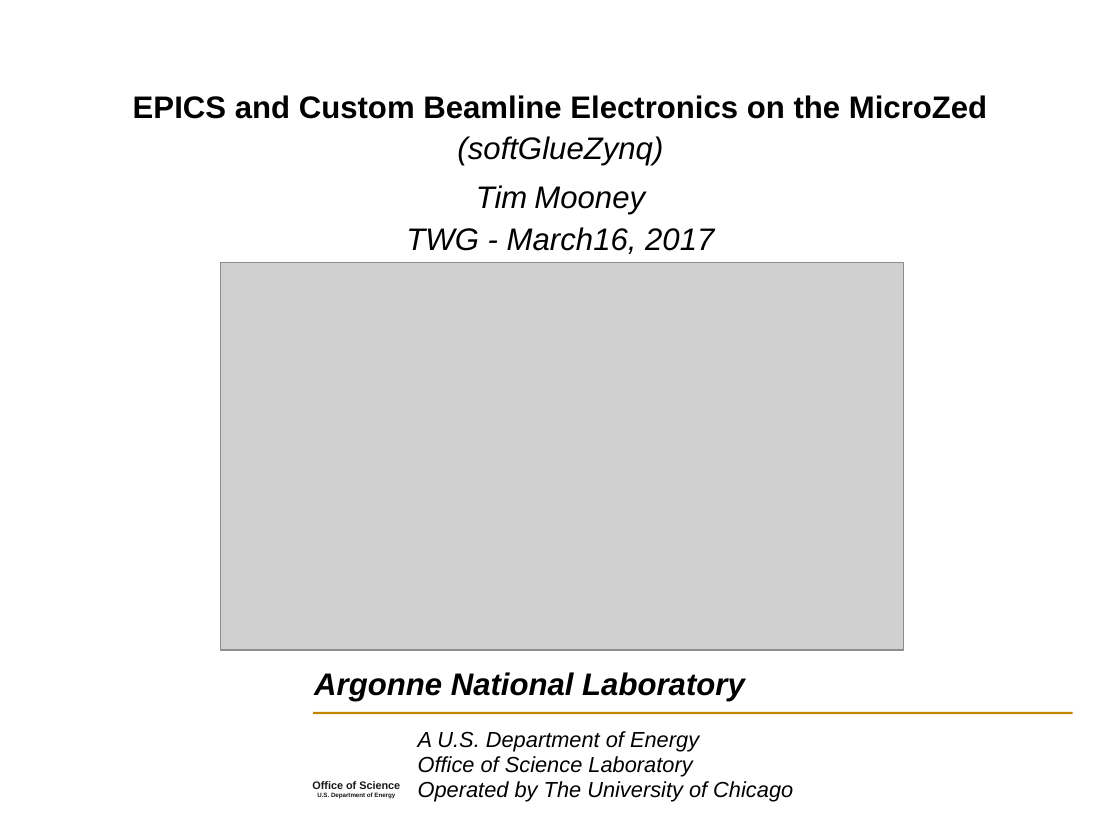
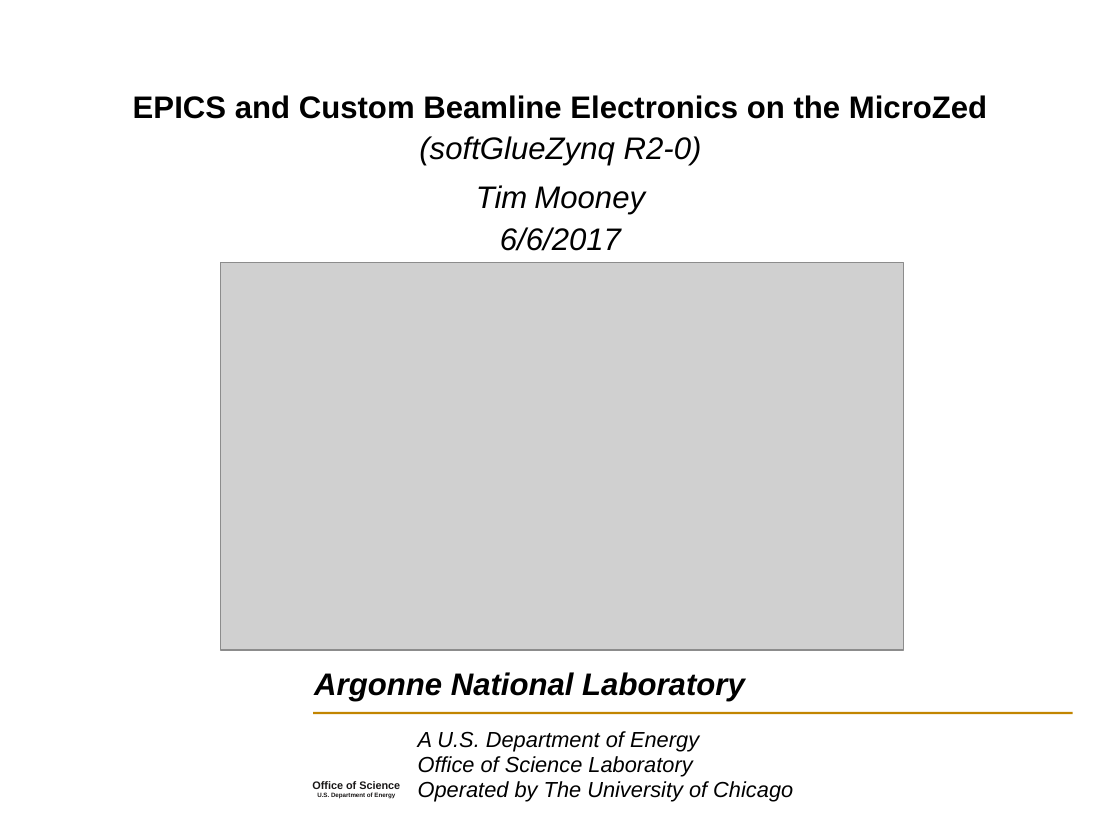
Before and after one commit to epics-modules/softGlueZynq, a slide deck: slide 1 of documentation/softGlueZynq.ppt. Drawn at 1120x840 pixels with LibreOffice and Linux fonts; fonts in the diff are those of the drawing; grey boxes stand for pictures; background and template pictures are left out. Boxes give left, top, right and bottom in pixels: in the first picture for what was removed or moved away, otherwise in the second. Text is boxed around its words. In the diff, an @@ line names an element or a change of style, - is before the commit and + after.

```diff
--- a/documentation/softGlueZynq.ppt
+++ b/documentation/softGlueZynq.ppt
@@ subtitle at (419,136,702,165): text changed @@
-(softGlueZynq)
+(softGlueZynq R2-0)
@@ text at (500,227,621,251): text changed @@
-TWG - March16, 2017
+6/6/2017
```
Also in this commit, not shown: 6 other slides changed, 3 slides added.
